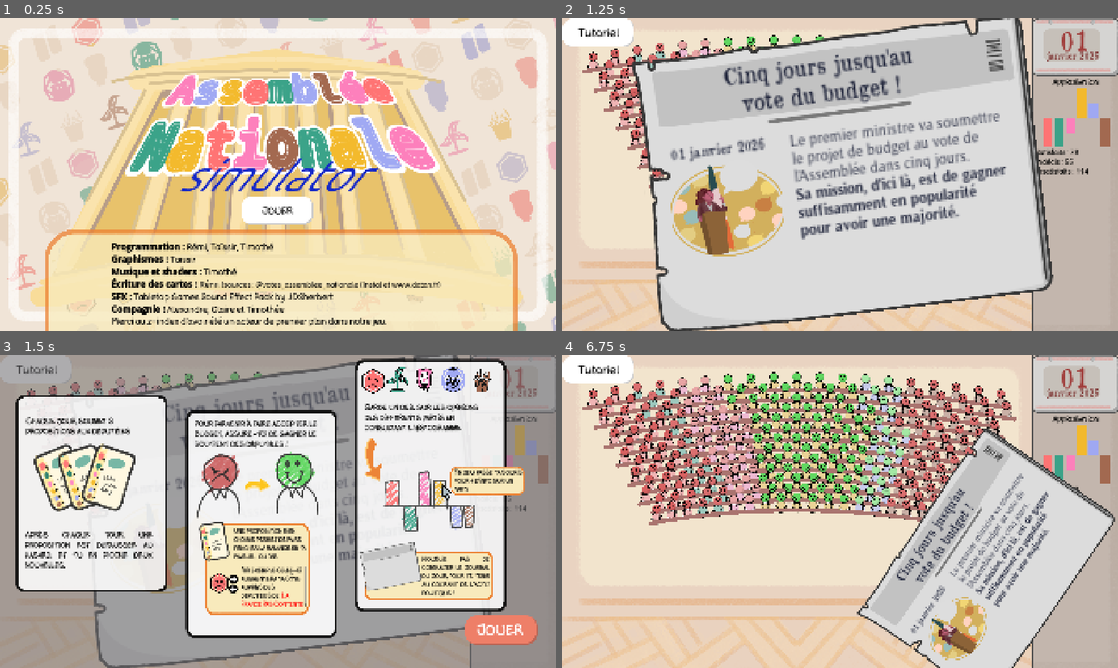
Above: before the commit, frames 1-4 (two rows, left to right).
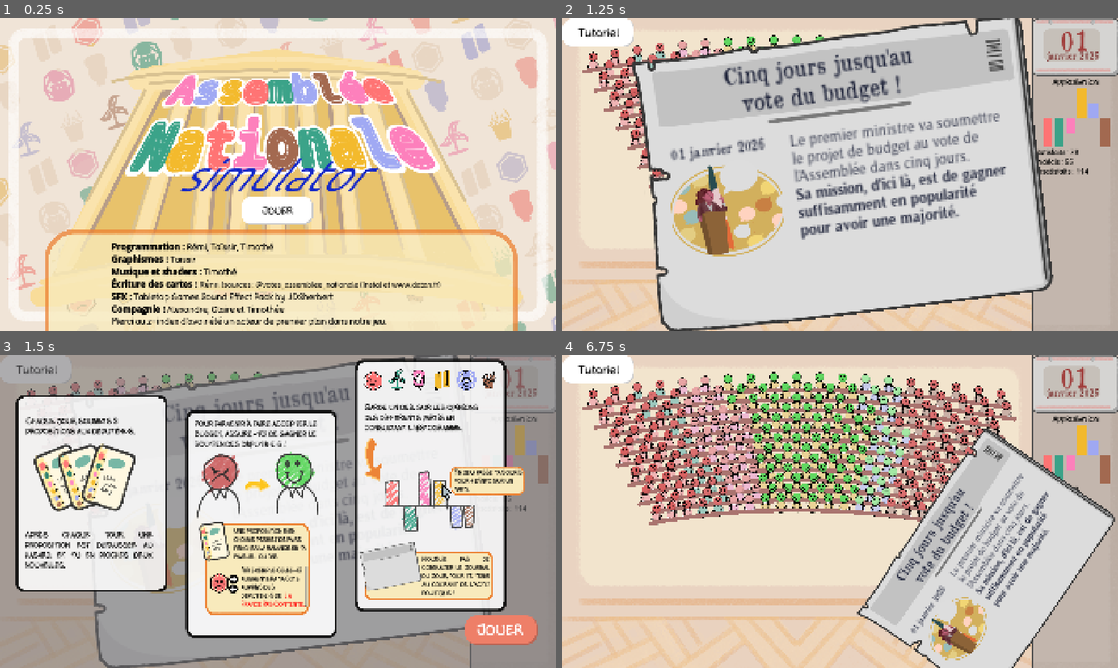
Above: after the commit, the same moments.

Repository: remimorvan/assemblee-nationale-simulator
Game: Godot game, scene res://scenes/begin_screen.tscn
Two runs of this game, one before a commit and one after it. Both use one fixed random seed, a clock stepped at 60 frames per second and the inputs below.
Inputs (mouse positions are in pixels of both pictures, inside the frame that each line leads up to):
- Up to frame 1 (0.25 s): no input
- Up to frame 2 (1.25 s): click "Jouer" at 0.5 s
- Up to frame 3 (1.5 s): click "[color=black][font_size=40]Tu…" at 1.25 s
- Up to frame 4 (6.75 s): click (1062, 630) at 2.02 s; click "[color=black][font_size=40]Tu…" at 2.75 s; click (1062, 630) at 3.52 s; click "[color=black][font_size=40]Tu…" at 4.25 s; click (1062, 630) at 5.02 s; tap Enter at 5.75 s; move the mouse to (1073, 455) at 5.77 s; click (1073, 455) at 5.92 s; tap Space at 6.5 s; move the mouse to (840, 511) at 6.52 s; click (840, 511) at 6.67 s

Frames 1-2 are identical in both runs. In frame 3, 1.6% of the frame differs, in the area x 10-90%, y 3-81%; in frame 4, nothing differs.

Commit message:
typos overlay

Diff:
--- a/scenes/overlay_tutoriel.tscn
+++ b/scenes/overlay_tutoriel.tscn
@@ -1,21 +1,23 @@
-[gd_scene load_steps=17 format=3 uid="uid://ca3nlpcpboj4o"]
-
-[ext_resource type="Texture2D" uid="uid://dn57qtfjyrsrp" path="res://assets/screens/tuto_1.png" id="1_5prr2"]
+[gd_scene load_steps=19 format=3 uid="uid://bk4d6b6oku44a"]
+
+[ext_resource type="Texture2D" uid="uid://jr641f6p7ppx" path="res://assets/screens/tuto_1.png" id="1_5prr2"]
 [ext_resource type="Script" uid="uid://idci7tx2ujya" path="res://scripts/overlay_tutoriel.gd" id="1_k74gq"]
-[ext_resource type="FontFile" uid="uid://c4v45pul7umvp" path="res://assets/card/Monicacomic.ttf" id="2_ajqh8"]
-[ext_resource type="Texture2D" uid="uid://c2wc4q8vdpnfs" path="res://assets/screens/tuto_2.png" id="3_jqtmp"]
-[ext_resource type="Texture2D" uid="uid://du7agybkjgde1" path="res://assets/screens/tuto_3.png" id="4_k74gq"]
-[ext_resource type="Texture2D" uid="uid://o7q6j4sxiami" path="res://assets/card/logos/lfi_back.png" id="5_x0wu6"]
-[ext_resource type="Texture2D" uid="uid://c2wefqcb2f2ua" path="res://assets/card/logos/lfi_line.png" id="6_abwub"]
-[ext_resource type="Texture2D" uid="uid://2givsr6ka0vp" path="res://assets/card/logos/eco_back.png" id="7_eq5qt"]
-[ext_resource type="Texture2D" uid="uid://b3164qe0r4g80" path="res://assets/card/logos/eco_line.png" id="8_lel0c"]
-[ext_resource type="Texture2D" uid="uid://dsidf2e6fuk3" path="res://assets/card/logos/soc_back.png" id="9_gtyl0"]
-[ext_resource type="Texture2D" uid="uid://qoop8klbndld" path="res://assets/card/logos/soc_line.png" id="10_ab0hi"]
-[ext_resource type="Texture2D" uid="uid://do0vreksar2wb" path="res://assets/card/logos/lr_back.png" id="11_l0dty"]
-[ext_resource type="Texture2D" uid="uid://0kxsunno8eb3" path="res://assets/card/logos/lr_line.png" id="12_qj1xn"]
-[ext_resource type="Texture2D" uid="uid://cm5thuavdro24" path="res://assets/card/logos/facho_back.png" id="13_mwl6t"]
-[ext_resource type="Texture2D" uid="uid://r81rgy07crw3" path="res://assets/card/logos/facho_line.png" id="14_q614t"]
-[ext_resource type="Texture2D" uid="uid://co1rg1ppy2c3l" path="res://assets/hemicycle/tool_tip_plot.png" id="15_jqtmp"]
+[ext_resource type="FontFile" uid="uid://usk4ucaxtgwp" path="res://assets/card/Monicacomic.ttf" id="2_ajqh8"]
+[ext_resource type="Texture2D" uid="uid://bvmhlcccsfaqd" path="res://assets/screens/tuto_2.png" id="3_jqtmp"]
+[ext_resource type="Texture2D" uid="uid://b0ol6f7mnjx5p" path="res://assets/screens/tuto_3.png" id="4_k74gq"]
+[ext_resource type="Texture2D" uid="uid://bfv1ubu5a6adk" path="res://assets/card/logos/lfi_back.png" id="5_x0wu6"]
+[ext_resource type="Texture2D" uid="uid://cmds766v1s54w" path="res://assets/card/logos/lfi_line.png" id="6_abwub"]
+[ext_resource type="Texture2D" uid="uid://cfk324721xw5c" path="res://assets/card/logos/eco_back.png" id="7_eq5qt"]
+[ext_resource type="Texture2D" uid="uid://choeclexwsube" path="res://assets/card/logos/eco_line.png" id="8_lel0c"]
+[ext_resource type="Texture2D" uid="uid://d0yjitx7m5ewh" path="res://assets/card/logos/soc_back.png" id="9_gtyl0"]
+[ext_resource type="Texture2D" uid="uid://c6ysdgphhnm8a" path="res://assets/card/logos/soc_line.png" id="10_ab0hi"]
+[ext_resource type="Texture2D" uid="uid://laff0i5vdt6f" path="res://assets/card/logos/lr_back.png" id="11_l0dty"]
+[ext_resource type="Texture2D" uid="uid://dvsad4nsywnwg" path="res://assets/card/logos/lr_line.png" id="12_qj1xn"]
+[ext_resource type="Texture2D" uid="uid://djphcib3846dy" path="res://assets/card/logos/facho_back.png" id="13_mwl6t"]
+[ext_resource type="Texture2D" uid="uid://ggp34647sin6" path="res://assets/card/logos/facho_line.png" id="14_q614t"]
+[ext_resource type="Texture2D" uid="uid://q6tlt2c2737k" path="res://assets/hemicycle/tool_tip_plot.png" id="15_jqtmp"]
+[ext_resource type="Texture2D" uid="uid://dsn4ljun4v183" path="res://assets/card/logos/macron_back.png" id="16_abwub"]
+[ext_resource type="Texture2D" uid="uid://4ovupkayo2h7" path="res://assets/card/logos/macron_line.png" id="17_eq5qt"]
 
 [node name="OverlayTutoriel" type="ColorRect"]
 top_level = true
@@ -45,7 +47,7 @@
 theme_override_colors/default_color = Color(0, 0, 0, 1)
 theme_override_fonts/normal_font = ExtResource("2_ajqh8")
 theme_override_font_sizes/normal_font_size = 30
-text = "Chaque jour, soumet 3 propositions aux député.es"
+text = "Chaque jour, soumets 3 propositions aux député·e·s."
 
 [node name="RichTextLabel2" type="RichTextLabel" parent="tuto1"]
 layout_mode = 0
@@ -56,7 +58,7 @@
 theme_override_colors/default_color = Color(0, 0, 0, 1)
 theme_override_fonts/normal_font = ExtResource("2_ajqh8")
 theme_override_font_sizes/normal_font_size = 30
-text = "Après chaque tour, une proposition est défaussée au hasard, et tu en pioche deux nouvelles."
+text = "Après chaque tour, une proposition est défaussée au hasard, et tu en pioches deux nouvelles."
 horizontal_alignment = 3
 
 [node name="tuto2" type="TextureRect" parent="."]
@@ -76,7 +78,7 @@
 theme_override_colors/default_color = Color(0, 0, 0, 1)
 theme_override_fonts/normal_font = ExtResource("2_ajqh8")
 theme_override_font_sizes/normal_font_size = 30
-text = "Pour parvenir à faire accepter le budget, assure-toi de gagner le soutient des député.es !"
+text = "Pour parvenir à faire accepter le budget, assure-toi de gagner le soutien des député·e·s !"
 
 [node name="RichTextLabel2" type="RichTextLabel" parent="tuto2"]
 layout_mode = 0
@@ -94,13 +96,13 @@
 layout_mode = 0
 offset_left = 191.0
 offset_top = 539.0
-offset_right = 418.0
-offset_bottom = 677.0
+offset_right = 420.0
+offset_bottom = 680.0
 theme_override_colors/default_color = Color(0, 0, 0, 1)
 theme_override_fonts/normal_font = ExtResource("2_ajqh8")
 theme_override_font_sizes/normal_font_size = 24
 bbcode_enabled = true
-text = "Par exemple celle-ci augmentera ta côte auprès des député.es de [color=red] La France Pas Contente[/color]"
+text = "Par exemple celle-ci augmentera ta cote auprès des député·e·s de [color=red] La France Pas Contente.[/color]"
 
 [node name="tuto3" type="TextureRect" parent="."]
 layout_mode = 0
@@ -116,38 +118,51 @@
 
 [node name="Sprite2D" type="Sprite2D" parent="tuto3/Logos"]
 position = Vector2(-589, 26)
+scale = Vector2(0.8, 0.8)
 texture = ExtResource("5_x0wu6")
 
 [node name="Sprite2D" type="Sprite2D" parent="tuto3/Logos/Sprite2D"]
 texture = ExtResource("6_abwub")
 
 [node name="Sprite2D2" type="Sprite2D" parent="tuto3/Logos"]
-position = Vector2(-325, 7)
+position = Vector2(-331.25, 7)
+scale = Vector2(0.8, 0.8)
 texture = ExtResource("7_eq5qt")
 
 [node name="Sprite2D" type="Sprite2D" parent="tuto3/Logos/Sprite2D2"]
 texture = ExtResource("8_lel0c")
 
 [node name="Sprite2D3" type="Sprite2D" parent="tuto3/Logos"]
-position = Vector2(-35, 14)
+position = Vector2(-94.375, 14)
+scale = Vector2(0.8, 0.8)
 texture = ExtResource("9_gtyl0")
 
 [node name="Sprite2D" type="Sprite2D" parent="tuto3/Logos/Sprite2D3"]
 texture = ExtResource("10_ab0hi")
 
 [node name="Sprite2D4" type="Sprite2D" parent="tuto3/Logos"]
-position = Vector2(278, 12)
+position = Vector2(418.625, 12)
+scale = Vector2(0.8, 0.8)
 texture = ExtResource("11_l0dty")
 
 [node name="Sprite2D" type="Sprite2D" parent="tuto3/Logos/Sprite2D4"]
 texture = ExtResource("12_qj1xn")
 
 [node name="Sprite2D5" type="Sprite2D" parent="tuto3/Logos"]
-position = Vector2(585, 24)
+position = Vector2(660, 8.37502)
+scale = Vector2(0.8, 0.8)
 texture = ExtResource("13_mwl6t")
 
 [node name="Sprite2D" type="Sprite2D" parent="tuto3/Logos/Sprite2D5"]
 texture = ExtResource("14_q614t")
+
+[node name="MacronBack" type="Sprite2D" parent="tuto3/Logos"]
+position = Vector2(156.25, 9.375)
+scale = Vector2(0.8, 0.8)
+texture = ExtResource("16_abwub")
+
+[node name="MacronLine" type="Sprite2D" parent="tuto3/Logos/MacronBack"]
+texture = ExtResource("17_eq5qt")
 
 [node name="RichTextLabel" type="RichTextLabel" parent="tuto3"]
 layout_mode = 0
@@ -158,7 +173,7 @@
 theme_override_colors/default_color = Color(0, 0, 0, 1)
 theme_override_fonts/normal_font = ExtResource("2_ajqh8")
 theme_override_font_sizes/normal_font_size = 30
-text = "Garde un oeil sur les opinions des différents partis en consultant l'histogramme"
+text = "Garde un oeil sur les opinions des différents partis en consultant l'histogramme."
 
 [node name="RichTextLabel2" type="RichTextLabel" parent="tuto3"]
 layout_mode = 0
@@ -169,7 +184,7 @@
 theme_override_colors/default_color = Color(0, 0, 0, 1)
 theme_override_fonts/normal_font = ExtResource("2_ajqh8")
 theme_override_font_sizes/normal_font_size = 24
-text = "En jeu, passe ta souris pour + d'info sur un parti"
+text = "En jeu, passe ta souris pour + d'info sur un parti."
 
 [node name="RichTextLabel3" type="RichTextLabel" parent="tuto3"]
 layout_mode = 0
Not shown: 1 places in scenes/begin_screen.tscn that only renumber resources
Not shown: 1 places in scenes/card.tscn that only renumber resources
Not shown: 1 places in scenes/hemicycle.tscn that only renumber resources
Not shown: 1 places in scenes/journal.tscn that only renumber resources
Not shown: 1 places in scenes/looser_screen.tscn that only renumber resources
Not shown: 1 places in scenes/mp.tscn that only renumber resources
Not shown: 1 places in scenes/player.tscn that only renumber resources
Not shown: 1 places in scenes/victory_screen.tscn that only renumber resources
